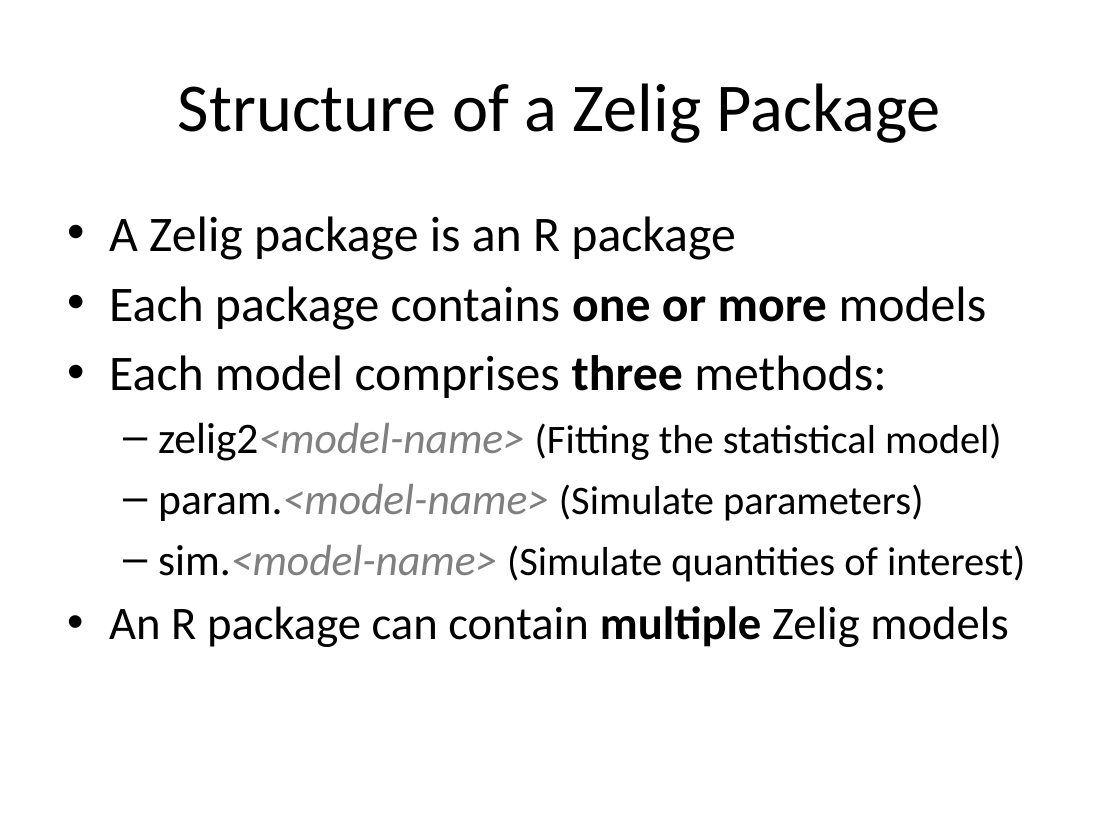
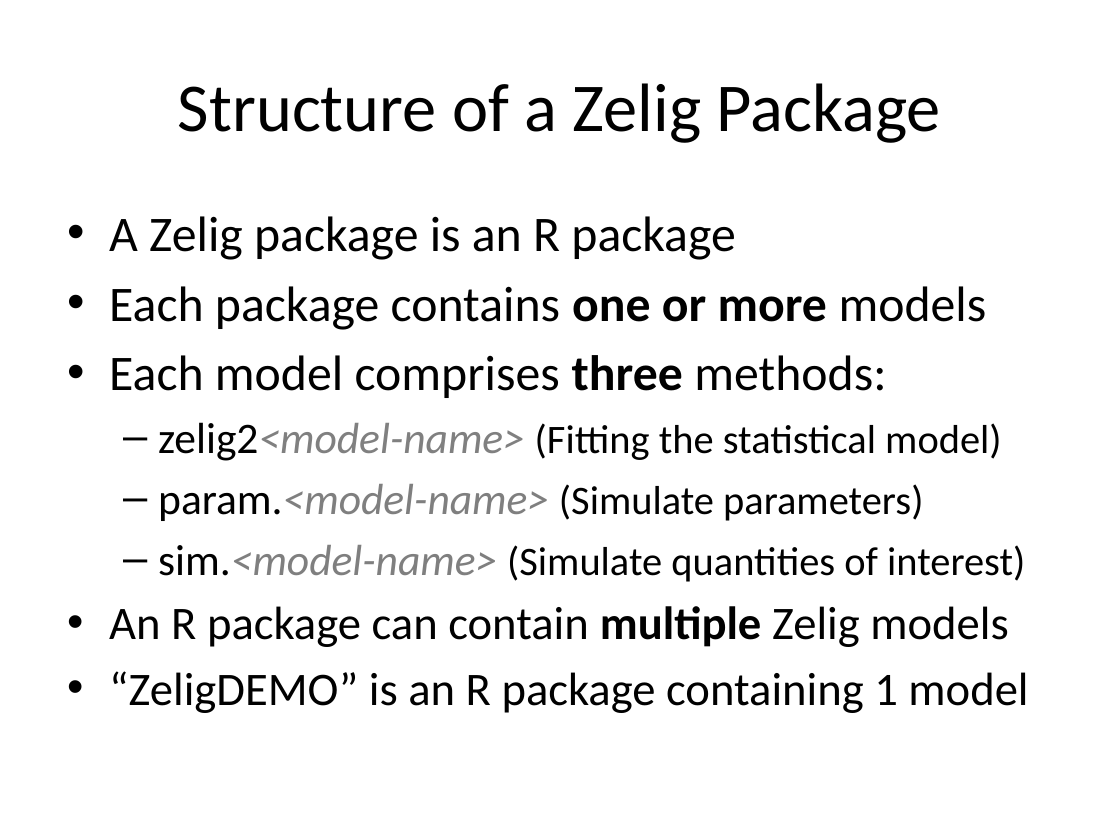
Before and after one commit to IQSS/Zelig4-Documentation, a slide deck: slide 14 of January-Class/Zelig_1_regressions.pptx (slide 13 before the commit). Drawn at 1120x840 pixels with LibreOffice and Linux fonts; fonts in the diff are those of the drawing. Boxes give left, top, right and bottom in pixels: in the first picture for what was removed or moved away, otherwise in the second. Text is boxed around its words. In the diff, an @@ line names an element or a change of style, - is before the commit and + after.

```diff
--- a/January-Class/Zelig_1_regressions.pptx
+++ b/January-Class/Zelig_1_regressions.pptx
@@ text at (x1=109, y1=671, x2=1028, y2=713): paragraph added @@
+• “ZeligDEMO” is an R package containing 1 model
```
Also in this commit, not shown: 4 other slides changed, 1 slide added.
